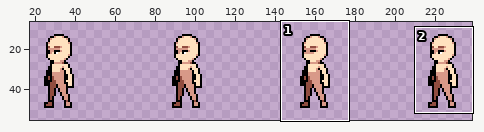
Sprite sheet, stored at public/assets/Characters/Human/Inworld/Idle/West/sheet.png. The first picture is a wide view before the edit; the outline marks the close-up.
Close-up. As it was:
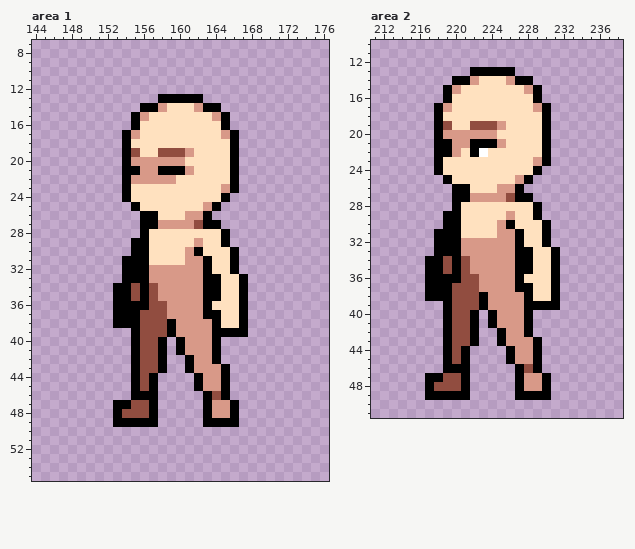
The file is 256x64 pixels. Shown: area 1: x 144..176, y 7..55; area 2: x 211..238, y 10..51. The wide view leaves out empty margins. The commit also changed other parts of the picture, which this record leaves out.
After:
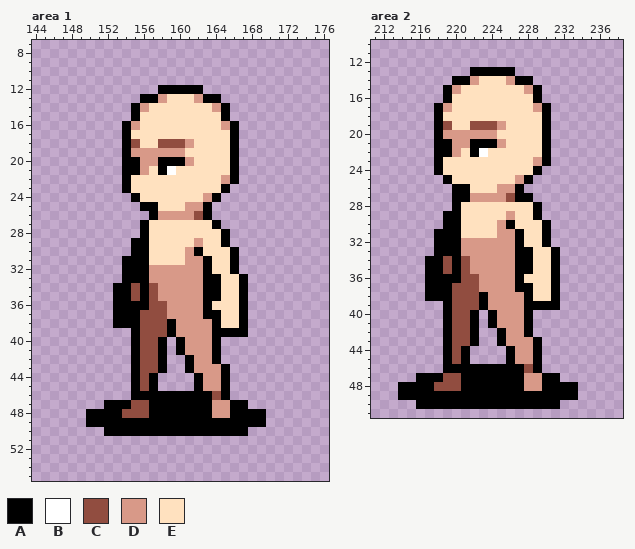
Palette (. is transparent): A #000000  B #ffffff  C #914d40  D #d89988  E #ffe1bf
Difference:
--- area 1
@@ x 152..168 @@
 11 .................
-12 .................
-13 ......AAAAA......
-14 ....AADEEEDAA....
-15 ...ADEEEEEEEDA...
-16 ...AEEEEEEEEEA...
-17 ..ADEEEEEEEEEDA..
-18 ..AEEEEEEEEEEEA..
-19 ..ACEECCCDEEEEA..
-20 ..ADDDDDDEEEEEA..
-21 ..AADDAAADEEEEA..
-22 ..ADDDDDEEEEEEA..
-23 ..AEEEEEEEEEEDA..
-24 ..AEEEEEEEEEEA...
-25 ...AEEEEEEEDA....
-26 ....AAEEEDDA.....
-27 ....AADDDDCAA....
+12 ......AAAAA......
+13 ....AADEEEDAA....
+14 ...ADEEEEEEEDA...
+15 ...AEEEEEEEEEA...
+16 ..ADEEEEEEEEEDA..
+17 ..AEEEEEEEEEEEA..
+18 ..ACEECCCDEEEEA..
+19 ..ADDDDDDEEEEEA..
+20 ..AADDAAADEEEEA..
+21 ..AADEABEEEEEEA..
+22 ..AEEEEEEEEEEDA..
+23 ..AEEEEEEEEEEA...
+24 ...AEEEEEEEDA....
+25 ....AAEEEDDA.....
+26 .....ADDDDCA.....
+27 ....AEEEEEEEA....
 28 ....AEEEEEEEEA...
@@ x 144..176 @@
 45 ...........ACA....ADDA...........
-46 ...........AAA.....ACA...........
-47 .........AACCA.....ADDA..........
-48 .........ACCCA.....ADDA..........
-49 .........AAAAA.....AAAA..........
-50 .................................
+46 ...........AAAAAAAAACA...........
+47 ........AAACCAAAAAAADDAA.........
+48 ......AAAACCCAAAAAAADDAAAA.......
+49 ......AAAAAAAAAAAAAAAAAAAA.......
+50 ........AAAAAAAAAAAAAAAA.........
 51 .................................
--- area 2
@@ x 211..238 @@
 45 ........ACA....ADDA.........
-46 ........AAA.....ACA.........
-47 ......AACCA.....ADDA........
-48 ......ACCCA.....ADDA........
-49 ......AAAAA.....AAAA........
-50 ............................
+46 ........AAAAAAAAACA.........
+47 .....AAACCAAAAAAADDAA.......
+48 ...AAAACCCAAAAAAADDAAAA.....
+49 ...AAAAAAAAAAAAAAAAAAAA.....
+50 .....AAAAAAAAAAAAAAAA.......
 51 ............................
Boxes around the changes in both close-ups, in picture pixels (x1, y1, x2, y2):
changed: (122, 85, 239, 229)
added: (86, 391, 266, 436)
added: (398, 364, 578, 409)
